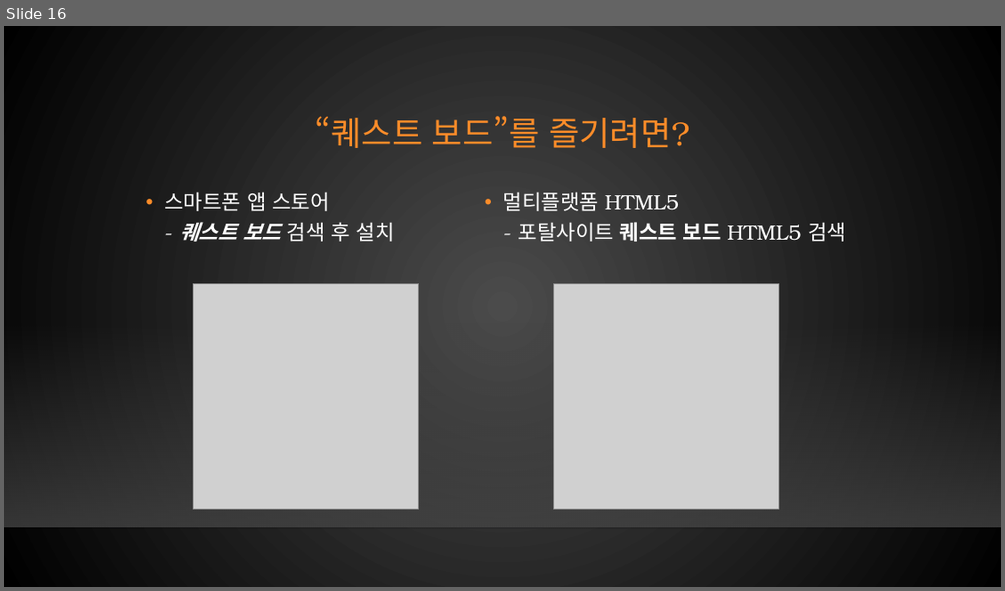
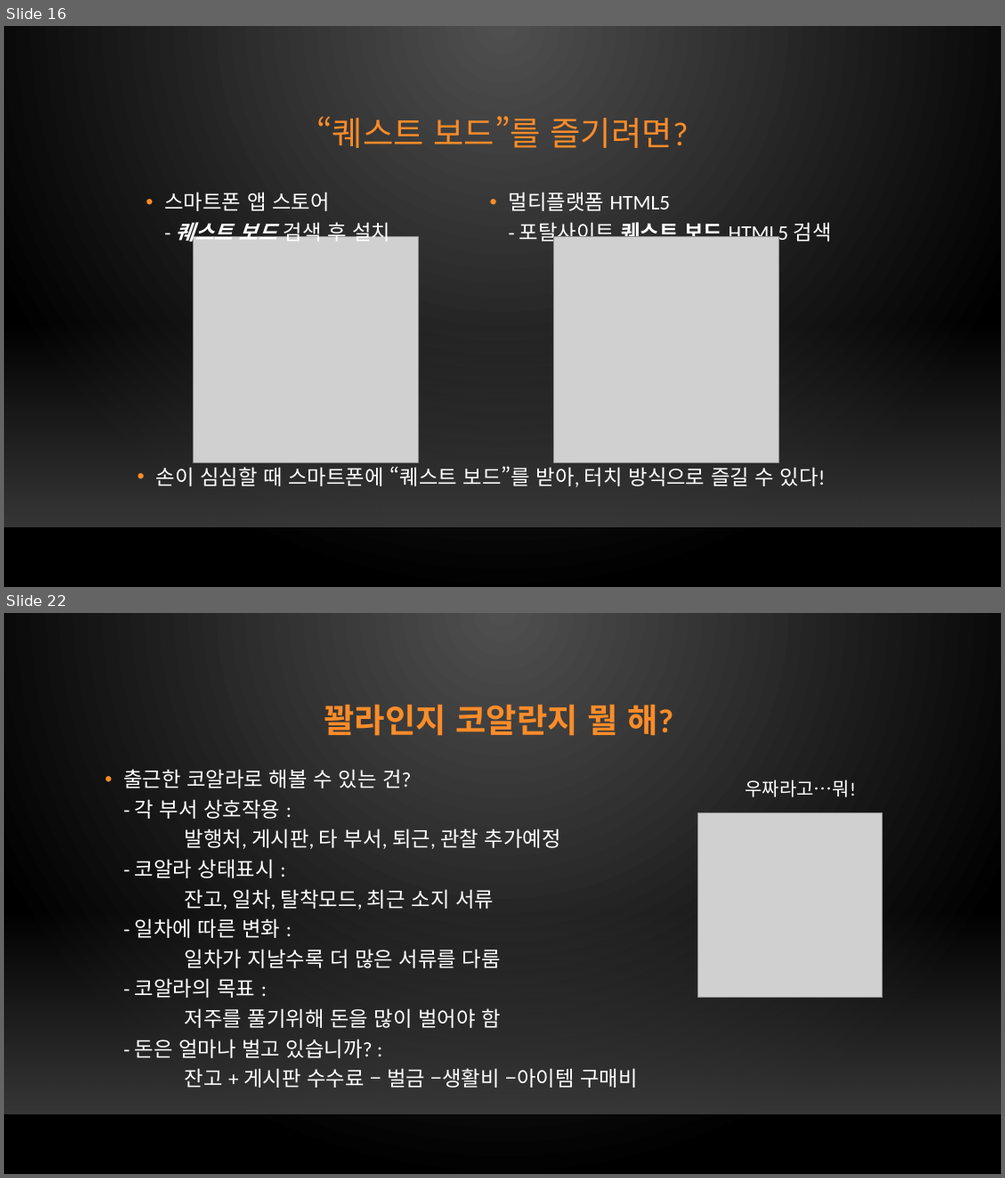
Before and after one commit to xqiwipx/first_project, a slide deck: Kims_project.pptx. Shown one above the other, each under a label of ours: slide 16 before the commit, slides 16 and 22 after it; the slides between them are not shown. The pictures are 1005x591 and 1005x1178 pixels, drawn with LibreOffice and Linux fonts; fonts in the diff are those of the drawing; grey boxes stand for pictures; background and template pictures are left out. Boxes give left, top, right and bottom in pixels: in the first picture for what was removed or moved away, otherwise in the second. Text is boxed around its words. In the diff, an @@ line names an element or a change of style, - is before the commit and + after.

Commit message:
Update Kims_project.pptx
240319내용추가

```diff
--- a/Kims_project.pptx
+++ b/Kims_project.pptx
@@ slide 22 added at [4,613,1001,1174], background gradient #505050 to #000000; not listed: 2 template elements that a slide beside it also shows @@
@@ title added at [324,704,673,736], 32 pt, text #FB8C29, bold @@
+꽐라인지 코알란지 뭘 해?
@@ text added at [123,769,637,1087], 20 pt, text #FFFFFF @@
+• 출근한 코알라로 해볼 수 있는 건?
+  - 각 부서 상호작용 :
+  발행처, 게시판, 타 부서, 퇴근, 관찰 추가예정
+  - 코알라 상태표시 :
+  잔고, 일차, 탈착모드, 최근 소지 서류
+  - 일차에 따른 변화 :
+  일차가 지날수록 더 많은 서류를 다룸
+  - 코알라의 목표 :
+  저주를 풀기위해 돈을 많이 벌어야 함
+  - 돈은 얼마나 벌고 있습니까? :
+  잔고 + 게시판 수수료 – 벌금 –생활비 –아이템 구매비
@@ text added at [744,779,855,797], 18 pt, text #FFFFFF @@
+우짜라고…뭐!
@@ picture added at [698,812,882,997] @@
@@ slide 16 changed as well @@
@@ background gradient #4B4B4B to #000000 to gradient #505050 to #000000 @@
@@ font TeX Gyre Bonum to Calibri in 3 elements at [316,116,688,148], [164,192,390,245], [509,192,832,245] @@
@@ picture: place and size @@
-picture at [194,283,418,508]
+picture at [194,237,418,462]
@@ picture: place and size @@
-picture at [554,283,778,508]
+picture at [554,237,778,462]
@@ text added at [156,466,825,487], 20 pt, text #FFFFFF @@
+• 손이 심심할 때 스마트폰에 “퀘스트 보드”를 받아, 터치 방식으로 즐길 수 있다!
```
Also in this commit, not shown: 25 other slides changed, 3 other slides added, 3 slides removed.
